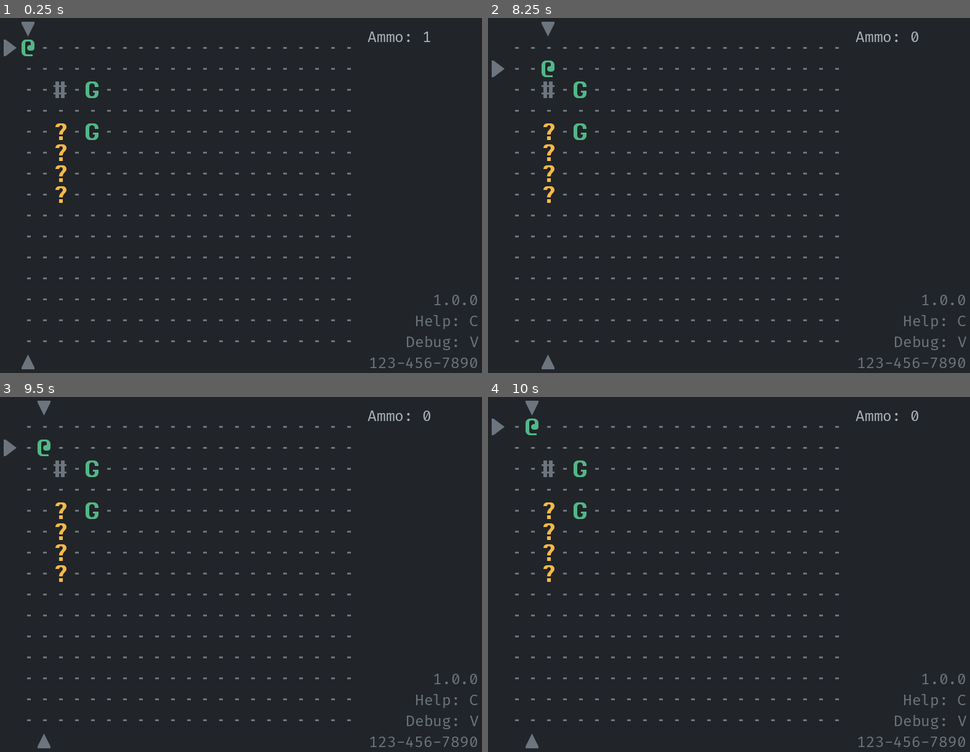
Above: before the commit, frames 1-4 (two rows, left to right).
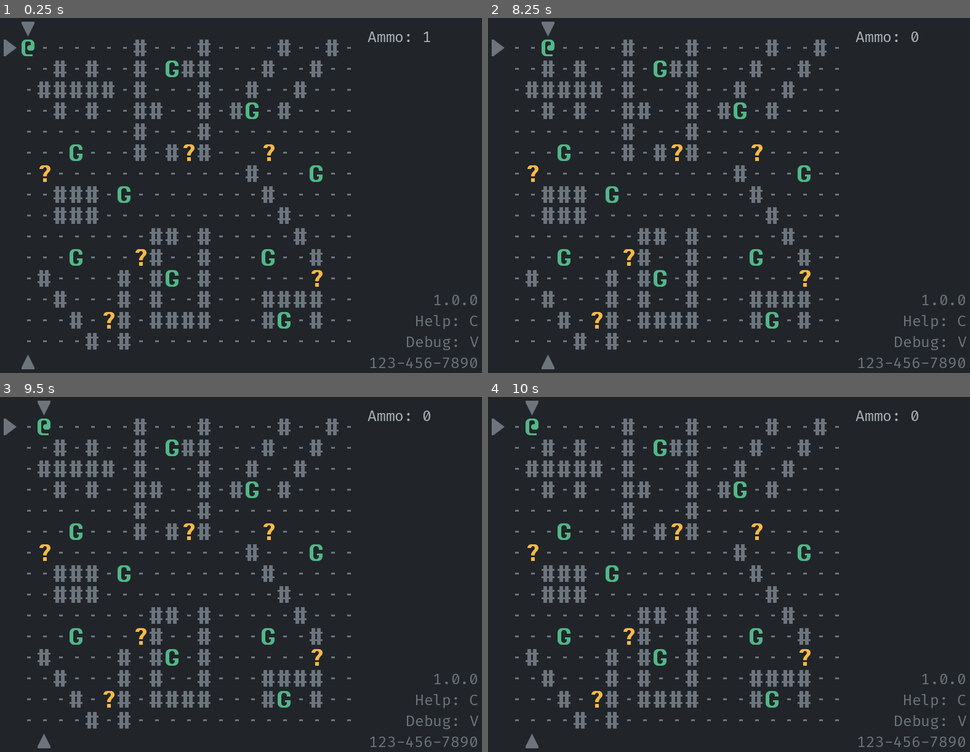
Above: after the commit, the same moments.

Repository: Bozar/godot-4-roguelike-tutorial
Game: Godot game, scene res://scene/main/main_screen.tscn
The game is run twice, just before and just after one commit, with the same random seed, the same clock (stepped at 60 frames per second) and the same inputs.
Inputs:
- Up to frame 1 (0.25 s): no input
- Up to frame 2 (8.25 s): tap Enter at 0.5, 2, 3.5 s; hold D (move_right) 0.53-1.28 s; tap Space (aim) at 0.6, 1.25, 1.35, 2.1, 2.75, 2.85, 3.6, 4.25, 4.35, 5.1, 5.85, 6.6, 7.35, 8.1 s; hold S (move_down) 1.28-2.03 s; hold D (move_right) 2.03-2.78 s; hold W (move_up) 2.78-3.53 s; hold A (move_left) 3.53-5.03 s; hold S (move_down) 5.03-5.78 s; hold D (move_right) 5.78-6.53 s; hold W (move_up) 6.53-7.28 s; hold D (move_right) 7.28-8.03 s; hold S (move_down) from 8.03 s (still down)
- Up to frame 3 (9.5 s): release S (move_down) at 8.78 s; hold A (move_left) from 8.78 s (still down); tap Space (aim) at 8.85 s
- Up to frame 4 (10 s): release A (move_left) at 9.53 s; hold W (move_up) from 9.53 s (still down); tap Space (aim) at 9.6 s

The runs differ from the first frame. In frame 1, 7.0% of the frame differs, in the area x 7-71%, y 6-94%; in frame 2, 7.3%; in frame 3, 7.3%, in the area x 0-71%, y 6-94%; in frame 4, 7.0%.

Commit message:
Build a dungeon from PackedPrefab objects.

Diff:
--- a/scene/main/init_world.gd
+++ b/scene/main/init_world.gd
@@ -3,6 +3,12 @@
 
 
 const INDICATOR_OFFSET: int = 32
+
+const PATH_TO_PREFAB: StringName = "res://resource/dungeon_prefab/dungeon.txt"
+
+const WALL_CHAR: StringName = "#"
+const BULLET_CHAR: StringName = "?"
+const HOUND_CHAR: StringName = "G"
 
 
 func create_world() -> void:
@@ -12,7 +18,7 @@
     pc_coord = _create_pc(tagged_sprites)
     _create_floor(tagged_sprites)
     _create_indicator(pc_coord, tagged_sprites)
-    _create_test_sprites(tagged_sprites)
+    _create_from_file(PATH_TO_PREFAB, tagged_sprites)
 
     SpriteFactory.sprite_created.emit(tagged_sprites)
 
@@ -55,17 +61,35 @@
                 i, new_coord, new_offset))
 
 
-func _create_test_sprites(tagged_sprites: Array) -> void:
-    var sprite_data: Array = [
-        [MainTag.TRAP, SubTag.BULLET, Vector2i(2, 4)],
-        [MainTag.TRAP, SubTag.BULLET, Vector2i(2, 5)],
-        [MainTag.TRAP, SubTag.BULLET, Vector2i(2, 6)],
-        [MainTag.TRAP, SubTag.BULLET, Vector2i(2, 7)],
-        [MainTag.BUILDING, SubTag.WALL, Vector2i(2, 2)],
-        [MainTag.ACTOR, SubTag.HOUND, Vector2i(4, 2)],
-        [MainTag.ACTOR, SubTag.HOUND, Vector2i(4, 4)],
-    ]
+func _create_from_file(path_to_file: String, tagged_sprites: Array) -> void:
+    var parsed: ParsedFile = FileIo.read_as_line(path_to_file)
+    var packed_prefab: PackedPrefab
 
-    for i: Array in sprite_data:
-        tagged_sprites.push_back(SpriteFactory.create_sprite(i[0], i[1], i[2],
-                false))
+    if not parsed.parse_success:
+        return
+    elif parsed.output_line.is_empty():
+        return
+
+    packed_prefab = DungeonPrefab.get_prefab(parsed.output_line, [])
+    _create_sprite(packed_prefab, tagged_sprites)
+
+
+func _create_sprite(packed_prefab: PackedPrefab, tagged_sprites: Array) -> void:
+    for y: int in range(0, packed_prefab.max_y):
+        for x: int in range(0, packed_prefab.max_x):
+            _create_from_character(packed_prefab.prefab, Vector2i(x, y),
+                    tagged_sprites)
+
+
+func _create_from_character(prefab: Dictionary, coord: Vector2i,
+        tagged_sprites: Array) -> void:
+    match prefab[coord.x][coord.y]:
+        WALL_CHAR:
+            tagged_sprites.push_back(SpriteFactory.create_building(
+                    SubTag.WALL, coord, false))
+        HOUND_CHAR:
+            tagged_sprites.push_back(SpriteFactory.create_actor(
+                    SubTag.HOUND, coord, false))
+        BULLET_CHAR:
+            tagged_sprites.push_back(SpriteFactory.create_trap(
+                    SubTag.BULLET, coord, false))
